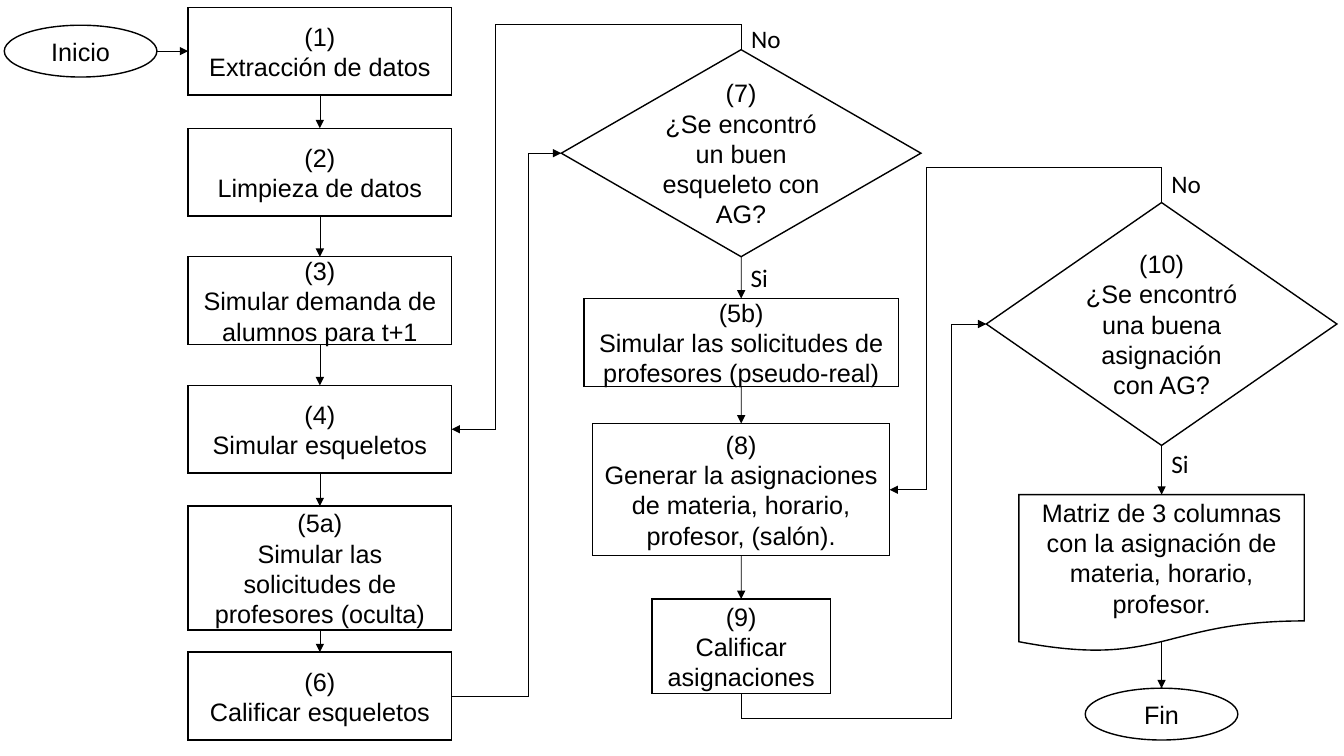
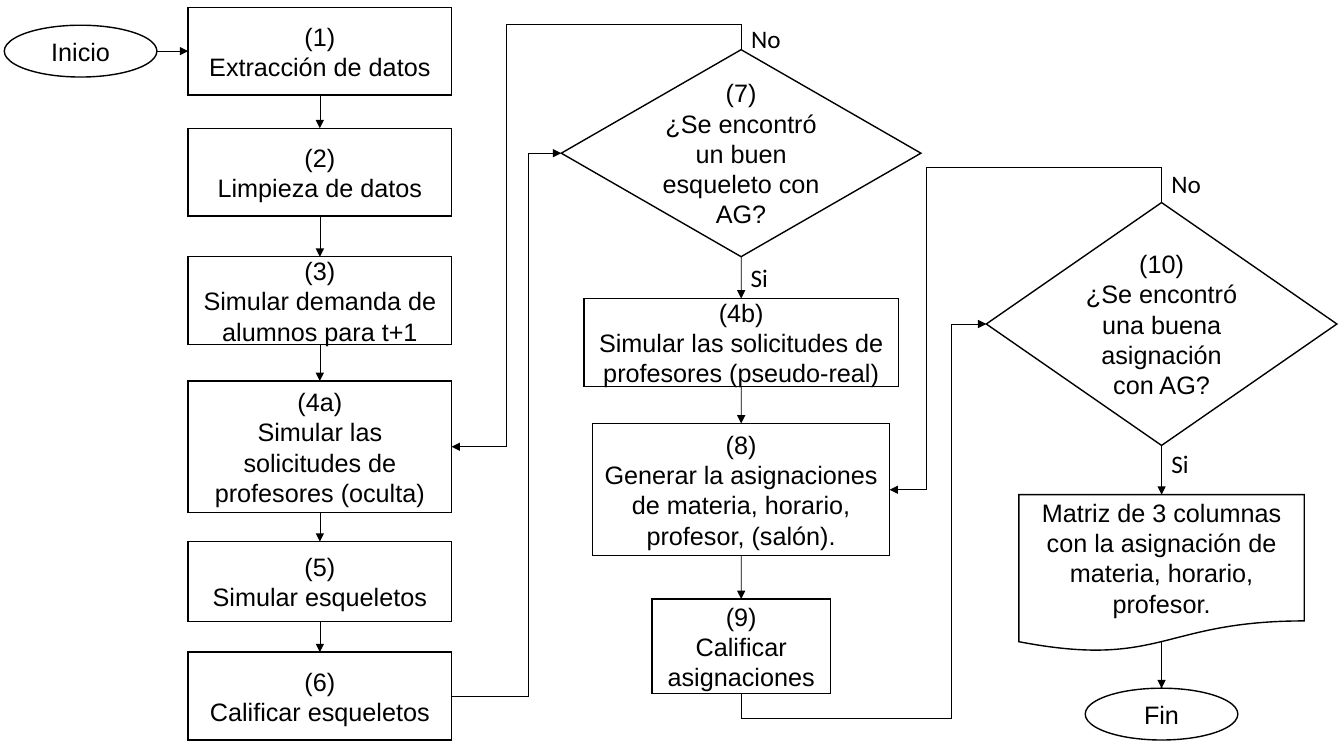
Before and after one commit to ArrigoCoen/Faculty_schedule_simulation, a slide deck: slide 1 of Hidden_files/Tesis/Otros/DiagramaFlujo.pptx. Drawn at 1344x756 pixels with LibreOffice and Linux fonts; fonts in the diff are those of the drawing. Boxes give left, top, right and bottom in pixels: in the first picture for what was removed or moved away, otherwise in the second. Text is boxed around its words. In the diff, an @@ line names an element or a change of style, - is before the commit and + after.

```diff
--- a/Hidden_files/Tesis/Otros/DiagramaFlujo.pptx
+++ b/Hidden_files/Tesis/Otros/DiagramaFlujo.pptx
@@ elbow arrow moved from (741, 49) - (452, 430) to (741, 49) - (452, 447) @@
@@ text in rectangle at <box>719,303,764,328</box>: text changed @@
-(5b)
+(4b)
@@ arrow moved from (320, 345) - (320, 385) to (320, 345) - (320, 381) @@
@@ rectangle "(4a)": place and size @@
-rectangle "(4a)" at <box>189,385,452,473</box>
+rectangle "(4a)" at <box>189,381,452,513</box>
@@ text in rectangle at <box>215,392,425,507</box>: text changed @@
-(4)
-Simular esqueletos
+(4a)
+Simular las solicitudes de profesores (oculta)
@@ arrow moved from (320, 473) - (320, 506) to (320, 513) - (320, 541) @@
@@ rectangle "(5)": place and size @@
-rectangle "(5)" at <box>189,506,452,630</box>
+rectangle "(5)" at <box>189,541,452,621</box>
@@ text in rectangle at <box>213,557,427,612</box>: text changed @@
-(5a)
-Simular las solicitudes de profesores (oculta)
+(5)
+Simular esqueletos
@@ arrow moved from (320, 630) - (320, 652) to (320, 621) - (320, 652) @@
```
Also in this commit, not shown: 4 other files.
